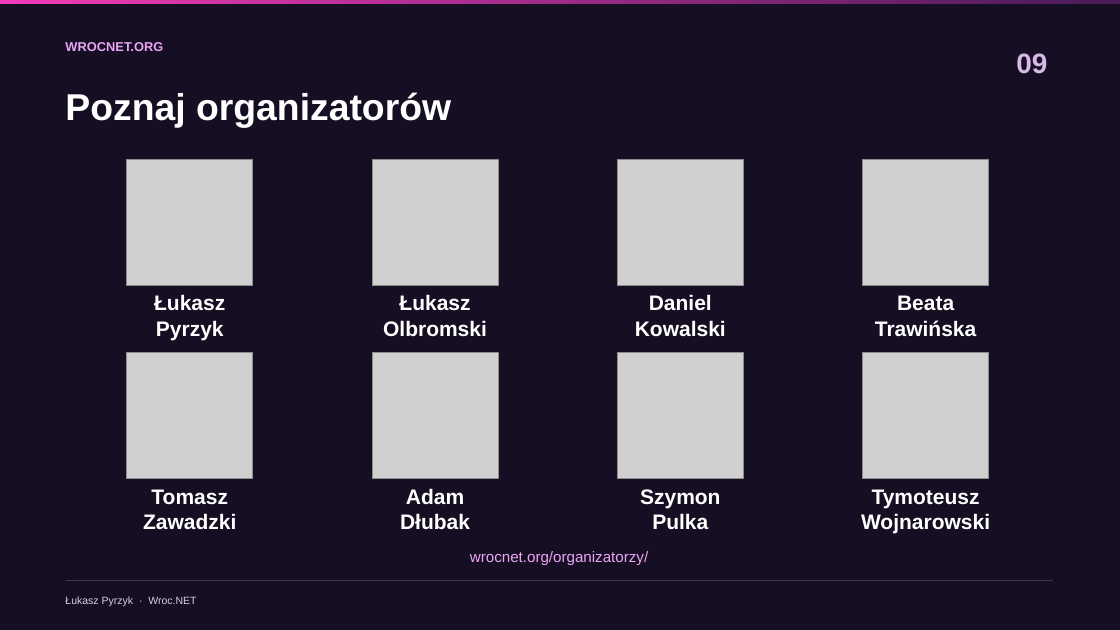
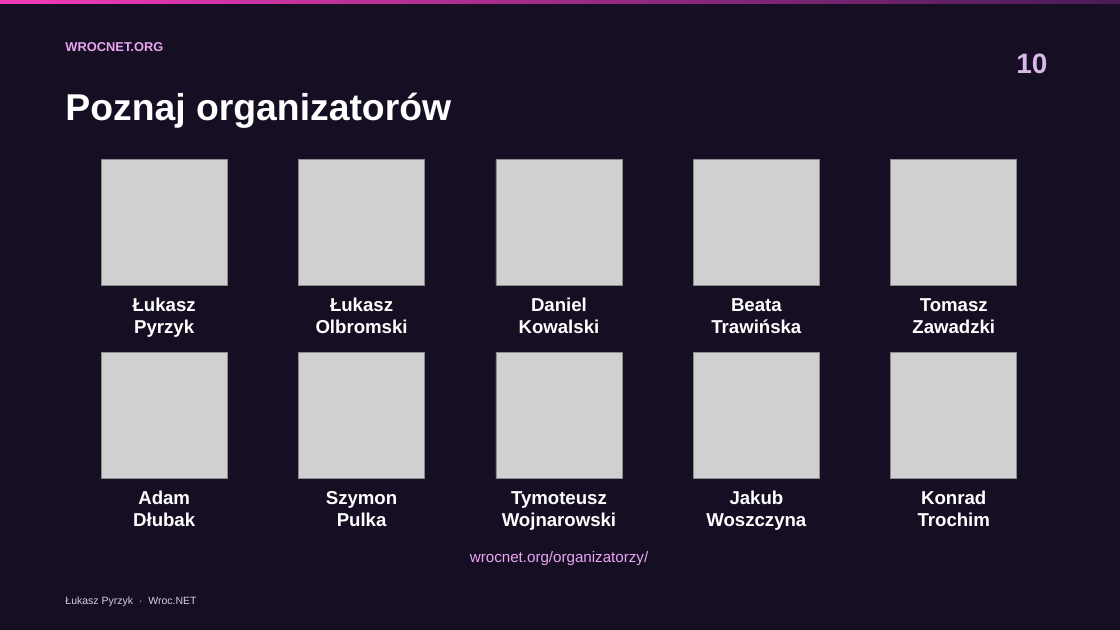
Before and after one commit to lukasz-pyrzyk/wrocnet.org, a slide deck: slide 10 of slides/172/2026-11-17-172-spotkanie.pptx (slide 9 before the commit). Drawn at 1120x630 pixels with LibreOffice and Linux fonts; fonts in the diff are those of the drawing; grey boxes stand for pictures. Boxes give left, top, right and bottom in pixels: in the first picture for what was removed or moved away, otherwise in the second. Text is boxed around its words. In the diff, an @@ line names an element or a change of style, - is before the commit and + after.

```diff
--- a/slides/172/2026-11-17-172-spotkanie.pptx
+++ b/slides/172/2026-11-17-172-spotkanie.pptx
@@ text at [1016,53,1047,74]: text changed @@
-09
+10
@@ picture: place and size @@
-picture at [127,160,253,286]
+picture at [102,160,228,286]
@@ picture added at [299,160,425,286] @@
@@ picture removed at [372,160,498,286] @@
@@ picture added at [497,160,623,286] @@
@@ picture removed at [618,160,744,286] @@
@@ picture added at [693,160,819,286] @@
@@ picture: place and size @@
-picture at [863,160,989,286]
+picture at [891,160,1017,286]
@@ text "Łukasz": place and size @@
-text "Łukasz" at [383,294,487,337]
+text "Łukasz" at [316,297,408,333]
@@ text "Daniel": place and size @@
-text "Daniel" at [635,294,726,337]
+text "Daniel" at [519,297,600,333]
@@ text "Beata": place and size @@
-text "Beata" at [875,295,976,337]
+text "Beata" at [711,298,801,333]
@@ text "Tomasz": place and size @@
-text "Tomasz" at [143,489,236,530]
+text "Tomasz" at [912,298,995,333]
@@ picture: place and size @@
-picture at [127,353,253,479]
+picture at [102,353,228,479]
@@ picture added at [299,353,425,479] @@
@@ picture removed at [372,353,498,479] @@
@@ picture added at [497,353,623,479] @@
@@ picture removed at [618,353,744,479] @@
@@ picture added at [693,353,819,479] @@
@@ picture: place and size @@
-picture at [863,353,989,479]
+picture at [891,353,1017,479]
@@ text "Adam": place and size @@
-text "Adam" at [400,488,470,530]
+text "Adam" at [133,490,195,526]
@@ text "Szymon": place and size @@
-text "Szymon" at [640,489,720,529]
+text "Szymon" at [326,491,397,526]
@@ size 18 to 16 pt in 8 elements at [133,297,196,337], [316,297,408,333], [519,297,600,333], [711,298,801,333], [133,490,195,526], [912,298,995,333], [326,491,397,526], [502,491,616,530] @@
@@ text "Tymoteusz": place and size @@
-text "Tymoteusz" at [861,489,990,533]
+text "Tymoteusz" at [502,491,616,530]
@@ text added at [706,490,806,530], 16 pt, text #FFFFFF, bold @@
+Jakub
+Woszczyna
@@ text added at [918,490,990,526], 16 pt, text #FFFFFF, bold @@
+Konrad
+Trochim
@@ line removed from (66, 581) to (1053, 581) @@
```
Also in this commit, not shown: 12 other slides changed, 2 slides added, 1 slide removed, 4 other files.
